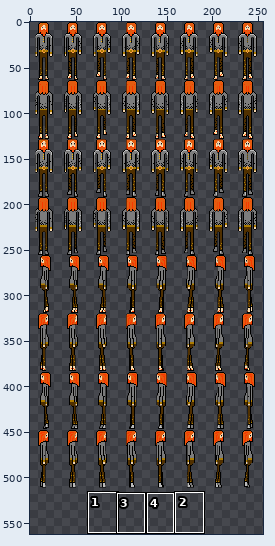
File history of a sprite sheet, november/assets/humanoid2.png. Above: a wide view before the commit, with the close-up outlined.
Close-up. Before the commit:
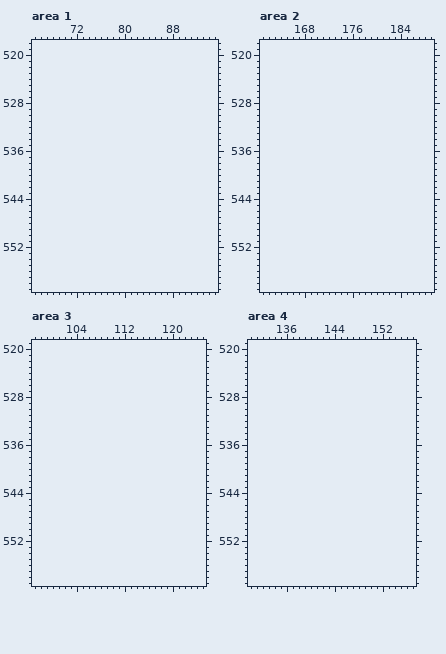
The file is 256x512 pixels. Shown: area 1: x 65..95, y 518..559; area 2: x 161..189, y 518..559; area 3: x 97..125, y 519..559; area 4: x 130..157, y 519..559. The old version is drawn lined up with the new one, on the new canvas. The wide view leaves out empty margins. The commit also changed other parts of the picture, which this record leaves out.
After:
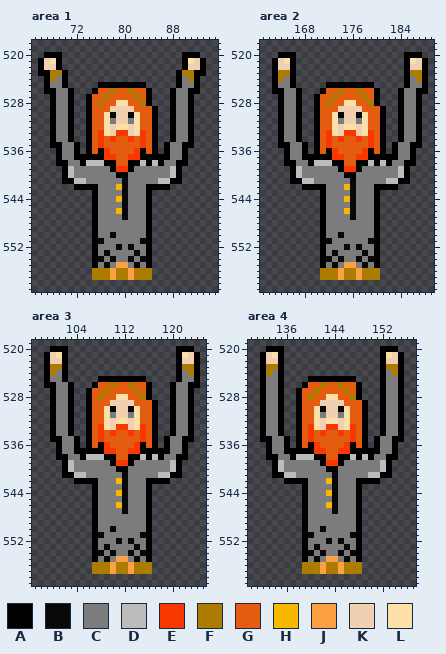
Palette (. is transparent): A #000000  B #080808  C #7c7c7c  D #bcbcbc  E #f83800  F #ac7c00  G #e45c10  H #f8b800  J #fca044  K #f0d0b0  L #fce0a8
Changes in this commit:
canvas 256x512 -> 256x576
Changed rows in their new state; - is an unchanged pixel.
Area 1:
first column x 66:
520 -AAA--------------------AAA-
521 AKLA--------------------ALKA
522 AKKA--------------------AKKA
523 AAFFA------------------AFFAA
524 -AFCA------------------ACFA-
525 -ACCA-----AAAAAAAA-----ACCA-
526 -AACCA---AGGFGGFGGA---ACCAA-
527 --ACCA--AGGFGGGGFGA---ACCA--
528 --ACCA--AGFGGLLGGFA---ACCA--
529 --ACCA--AGGGKKKKGGGA--ACCA--
530 --ACCA--AGGLBKKBLGGA--ACCA--
531 --ACCA--AGGLCKKCLGGA--ACCA--
532 --ACCA--AGGLKLLKLGGA--ACCA--
533 --ACCA--AGELKEEKLEGA--ACCA--
534 --ACCA--AGEGEGGEGEGA--ACCA--
535 --AACCA-AGEGGGGGGEGA-ACCAA--
536 ---ACCA-AGAEGGGGEAGA-ACCA---
537 ---ACCAAAAAEEGGEEAAAAACCA---
538 ---AACCADDDAAGGAADADACCAA---
539 ----ADCCCCCCAEEACCCCCCDA----
540 ----ADCCCCCCCAACCCCCCCDA----
541 ----AADDCCCCCCBCCCCCDDAA----
542 ------AAAACCCHBCCCAAAA------
543 ---------ACCCCBCCCA---------
544 ---------ACCCHBCCCA---------
545 ---------ACCCCBCCCA---------
546 ---------ACCCHBCCCA---------
547 ---------ACCCCBCCCA---------
548 ---------ACCCCCCCCA---------
549 ---------ACCCCCCCCA---------
550 ---------ACCBCCCCCA---------
551 ---------ABCCCCCCBA---------
552 ---------ACCCBCBCCA---------
553 ---------ACBCCCCBCA---------
554 ---------ABCBCCBCBA---------
555 ---------ACBCJJCBCA---------
556 ---------FFFJFFJFFF---------
557 ---------FFFJFFJFFF---------
Area 2:
first column x 163:
520 -AAA------------------AAA-
521 AKLA------------------ALKA
522 AKKA------------------AKKA
523 AFFA------------------AFFA
524 AFCA------------------ACFA
525 ACCA-----AAAAAAAA-----ACCA
526 AACCA---AGGFGGFGGA---ACCAA
527 -ACCA--AGGFGGGGFGA---ACCA-
528 -ACCA--AGFGGLLGGFA---ACCA-
529 -ACCA--AGGGKKKKGGGA--ACCA-
530 -ACCA--AGGLBKKBLGGA--ACCA-
531 -ACCA--AGGLCKKCLGGA--ACCA-
532 -ACCA--AGGLKLLKLGGA--ACCA-
533 -ACCA--AGELKEEKLEGA--ACCA-
534 -ACCA--AGEGEGGEGEGA--ACCA-
535 -AACCA-AGEGGGGGGEGA-ACCAA-
536 --ACCA-AGAEGGGGEAGA-ACCA--
537 --ACCAAAAAEEGGEEAAAAACCA--
538 --AACCADDDAAGGAADADACCAA--
539 ---ADCCCCCCAEEACCCCCCDA---
540 ---ADCCCCCCCAACCCCCCCDA---
541 ---AADDCCCCCCBCCCCCDDAA---
542 -----AAAACCCHBCCCAAAA-----
543 --------ACCCCBCCCA--------
544 --------ACCCHBCCCA--------
545 --------ACCCCBCCCA--------
546 --------ACCCHBCCCA--------
547 --------ACCCCBCCCA--------
548 --------ACCCCCCCCA--------
549 --------ACCCCCCCCA--------
550 --------ACCBCCCCCA--------
551 --------ABCCCCCCBA--------
552 --------ACCCBCBCCA--------
553 --------ACBCCCCBCA--------
554 --------ABCBCCBCBA--------
555 --------ACBCJJCBCA--------
556 --------FFFJFFJFFF--------
557 --------FFFJFFJFFF--------
Area 3:
first column x 99:
520 -AAA------------------AAA-
521 AKLA------------------ALKA
522 AKKA------------------AKKA
523 AFFA------------------AFFA
524 AFCA------------------ACFA
525 ACCA-----AAAAAAAA-----ACCA
526 AACCA---AGGFGGFGGA---ACCAA
527 -ACCA--AGGFGGGGFGA---ACCA-
528 -ACCA--AGFGGLLGGFA---ACCA-
529 -ACCA--AGGGKKKKGGGA--ACCA-
530 -ACCA--AGGLBKKBLGGA--ACCA-
531 -ACCA--AGGLCKKCLGGA--ACCA-
532 -ACCA--AGGLKLLKLGGA--ACCA-
533 -ACCA--AGELKEEKLEGA--ACCA-
534 -ACCA--AGEGEGGEGEGA--ACCA-
535 -AACCA-AGEGGGGGGEGA-ACCAA-
536 --ACCA-AGAEGGGGEAGA-ACCA--
537 --ACCAAAAAEEGGEEAAAAACCA--
538 --AACCADDDAAGGAADADACCAA--
539 ---ADCCCCCCAEEACCCCCCDA---
540 ---ADCCCCCCCAACCCCCCCDA---
541 ---AADDCCCCCCBCCCCCDDAA---
542 -----AAAACCCHBCCCAAAA-----
543 --------ACCCCBCCCA--------
544 --------ACCCHBCCCA--------
545 --------ACCCCBCCCA--------
546 --------ACCCHBCCCA--------
547 --------ACCCCBCCCA--------
548 --------ACCCCCCCCA--------
549 --------ACCCCCCCCA--------
550 --------ACCBCCCCCA--------
551 --------ABCCCCCCBA--------
552 --------ACCCBCBCCA--------
553 --------ACBCCCCBCA--------
554 --------ABCBCCBCBA--------
555 --------ACBCJJCBCA--------
556 --------FFFJFFJFFF--------
557 --------FFFJFFJFFF--------
Area 4:
first column x 132:
520 -AAA----------------AAA-
521 AKLA----------------ALKA
522 AKKA----------------AKKA
523 AFFA----------------AFFA
524 AFCA----------------ACFA
525 ACCA----AAAAAAAA----ACCA
526 ACCA---AGGFGGFGGA---ACCA
527 ACCA--AGGFGGGGFGA---ACCA
528 ACCA--AGFGGLLGGFA---ACCA
529 ACCA--AGGGKKKKGGGA--ACCA
530 ACCA--AGGLBKKBLGGA--ACCA
531 ACCA--AGGLCKKCLGGA--ACCA
532 ACCA--AGGLKLLKLGGA--ACCA
533 ACCA--AGELKEEKLEGA--ACCA
534 ACCA--AGEGEGGEGEGA--ACCA
535 AACCA-AGEGGGGGGEGA-ACCAA
536 -ACCA-AGAEGGGGEAGA-ACCA-
537 -ACCAAAAAEEGGEEAAAAACCA-
538 -AACCADDDAAGGAADADACCAA-
539 --ADCCCCCCAEEACCCCCCDA--
540 --ADCCCCCCCAACCCCCCCDA--
541 --AADDCCCCCCBCCCCCDDAA--
542 ----AAAACCCHBCCCAAAA----
543 -------ACCCCBCCCA-------
544 -------ACCCHBCCCA-------
545 -------ACCCCBCCCA-------
546 -------ACCCHBCCCA-------
547 -------ACCCCBCCCA-------
548 -------ACCCCCCCCA-------
549 -------ACCCCCCCCA-------
550 -------ACCBCCCCCA-------
551 -------ABCCCCCCBA-------
552 -------ACCCBCBCCA-------
553 -------ACBCCCCBCA-------
554 -------ABCBCCBCBA-------
555 -------ACBCJJCBCA-------
556 -------FFFJFFJFFF-------
557 -------FFFJFFJFFF-------
Where, in picture pixels (left, top, right, bottom), the same in both close-ups:
added: (38, 52, 206, 280)
added: (272, 52, 428, 280)
added: (44, 346, 200, 574)
added: (260, 346, 404, 574)
